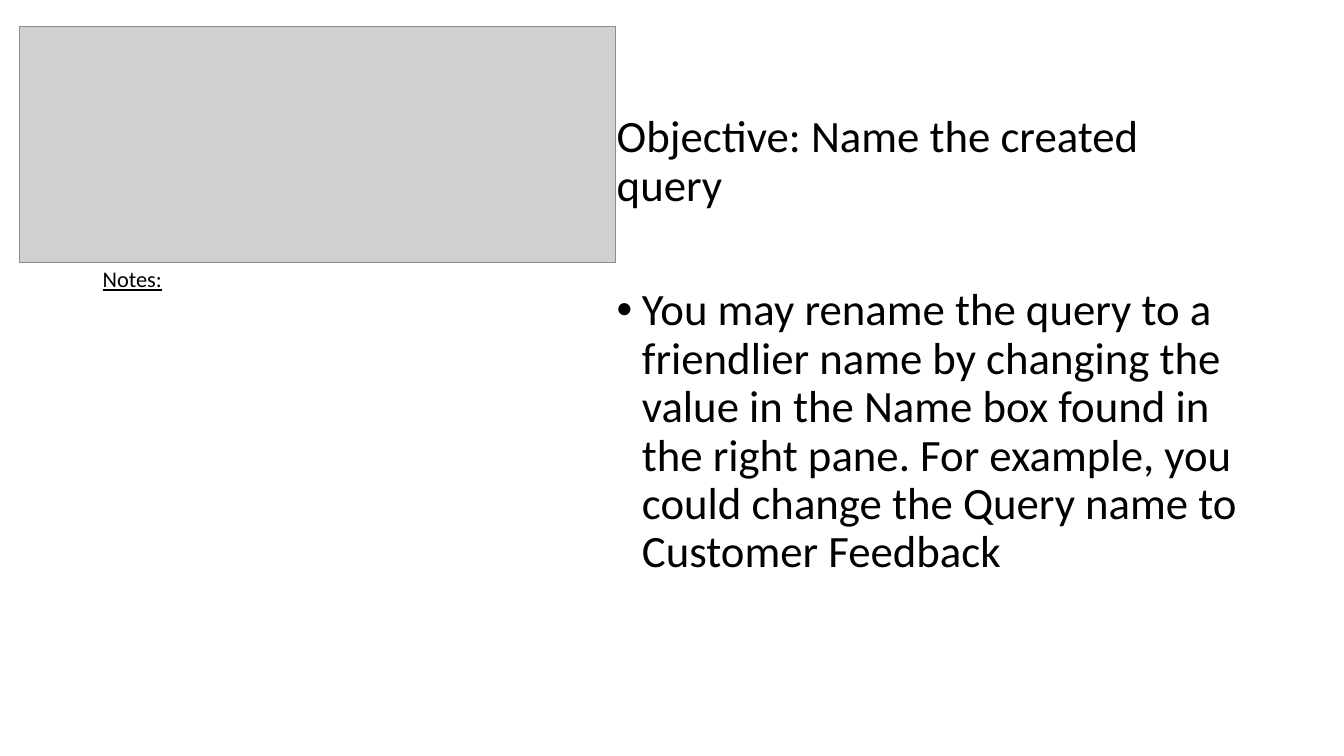
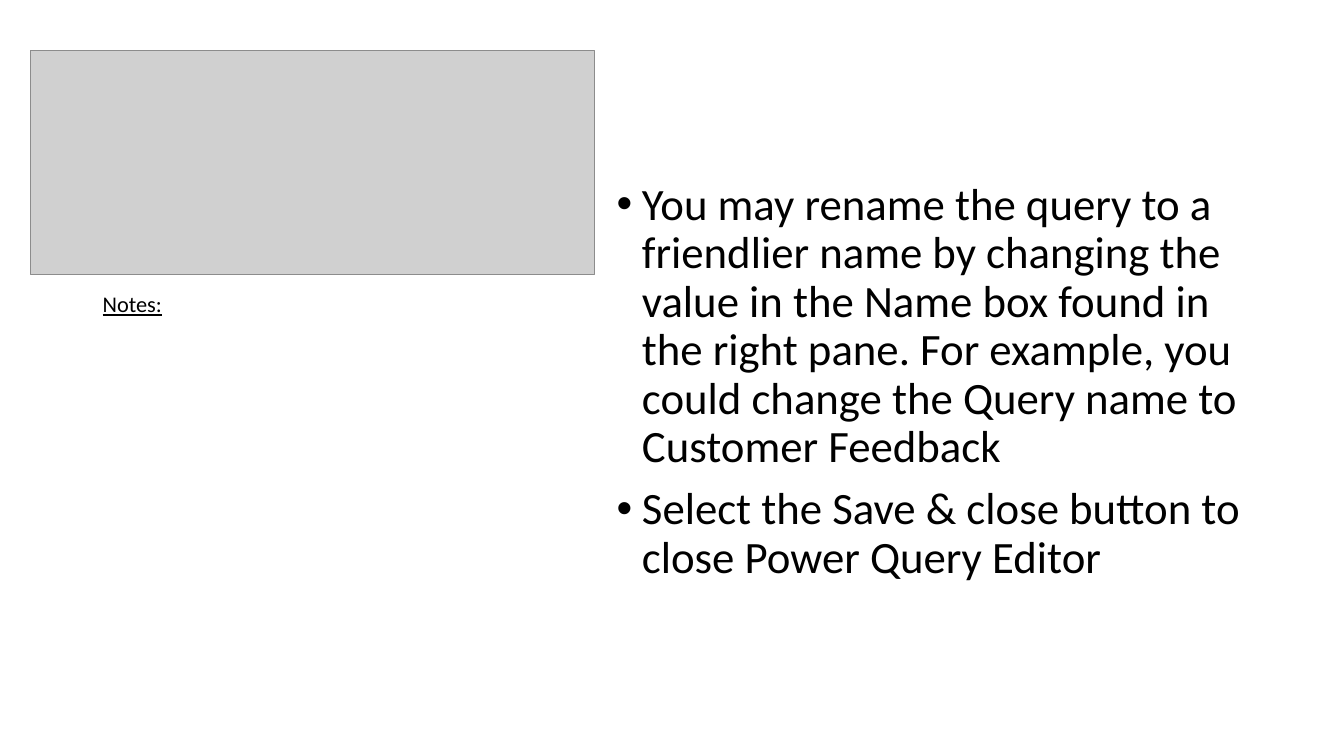
Before and after one commit to aphilip94/bootcamp, a slide deck: slide 9 of AutoML Lab manual.pptx. Drawn at 1344x756 pixels with LibreOffice and Linux fonts; fonts in the diff are those of the drawing; grey boxes stand for pictures. Boxes give left, top, right and bottom in pixels: in the first picture for what was removed or moved away, otherwise in the second. Text is boxed around its words. In the diff, an @@ line names an element or a change of style, - is before the commit and + after.

```diff
--- a/AutoML Lab manual.pptx
+++ b/AutoML Lab manual.pptx
@@ picture: place and size @@
-picture at [20, 26, 616, 262]
+picture at [30, 50, 595, 274]
@@ text at [617, 121, 1139, 209]: paragraph removed @@
-Objective: Name the created query
@@ text "Notes:": place and size @@
-text "Notes:" at [103, 272, 162, 291]
+text "Notes:" at [103, 297, 162, 316]
@@ text at [642, 493, 1239, 581]: paragraph added @@
+• Select the Save & close button to close Power Query Editor
```
Also in this commit, not shown: 18 other slides changed.
